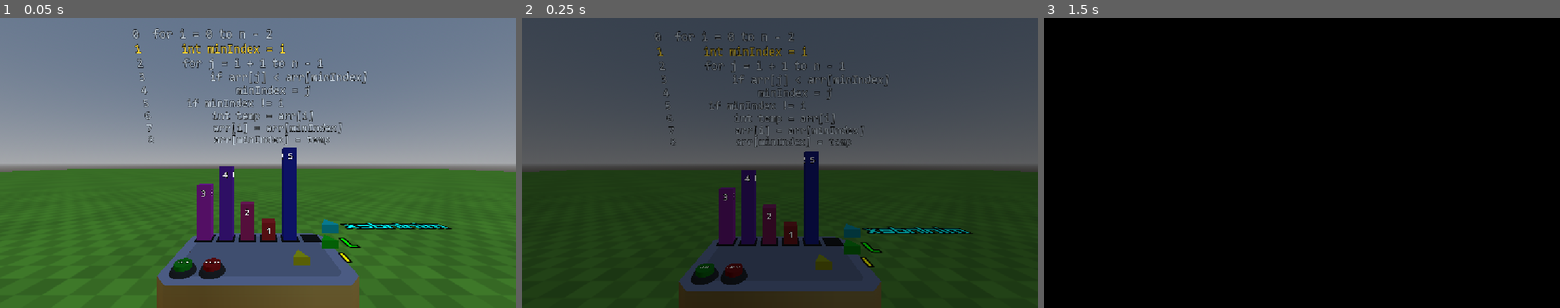
Above: before the commit, frames 1-3 (left to right).
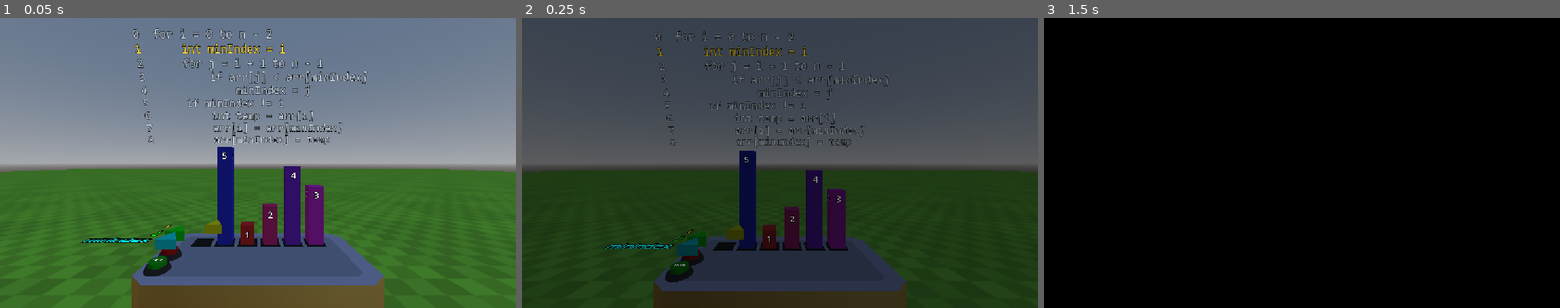
Above: after the commit, the same moments.

Repository: FlashCanBuild/SortingVR
Game: Godot game, scene res://scenes/main.tscn
The game is run twice, just before and just after one commit, with the same random seed, the same clock (stepped at 60 frames per second) and the same inputs.
Inputs (mouse positions are in pixels of both pictures, inside the frame that each line leads up to):
- Up to frame 1 (0.05 s): no input
- Up to frame 2 (0.25 s): no input
- Up to frame 3 (1.5 s): tap Enter (ui_accept) at 0.5, 0.77, 1.07, 1.25 s; move the mouse to (1415, 148) at 0.52 s; hold Right (ui_right) 0.53-1.25 s; click (1415, 148) at 0.67 s; drag from (1198, 177) to (1276, 221) at 1.27 s

The runs differ from the first frame. In frame 1, 8.8% of the frame differs, in the area x 15-88%, y 44-100%; in frame 2, 6.6%; in frame 3, nothing differs.

Commit message:
Slider rack and snap preview fixes

Diff:
--- a/game/scenes/IndexSlider.tscn
+++ b/game/scenes/IndexSlider.tscn
@@ -22,12 +22,13 @@
 pointer_mesh = NodePath("InteractableSlider/InteractableHandle/MeshInstance3D")
 
 [node name="NameLabel" type="Label3D" parent="." unique_id=2026260301]
-transform = Transform3D(1, 0, 0, 0, -4.371139e-08, 1, 0, -1, -4.371139e-08, -0.125, 0, 0)
+transform = Transform3D(0.5, 0, 0, 0, -2.1855694e-08, 1, 0, -0.5, -4.371139e-08, -0.125, 0, 0)
 text = "Variable Name"
 font = ExtResource("2_d5pvm")
 horizontal_alignment = 2
 
 [node name="InteractableSlider" parent="." unique_id=795347943 instance=ExtResource("3_enhhj")]
+transform = Transform3D(1, 0, 0, 0, 1, 0, 0, 0, 1, 0, 0.031, 0)
 
 [node name="InteractableHandle" parent="InteractableSlider" unique_id=1590175448 instance=ExtResource("4_puo3v")]
 
--- a/game/scenes/PseudocodeBoard.tscn
+++ b/game/scenes/PseudocodeBoard.tscn
@@ -1,6 +1,6 @@
 [gd_scene format=3 uid="uid://b5l050stkv4v2"]
 
-[ext_resource type="Script" uid="uid://cp3x2fsc2ohni" path="res://scripts/objects/PseudocodeBoard.gd" id="1_s4lqp"]
+[ext_resource type="Script" uid="uid://cp3x2fsc2ohni" path="res://scripts/ui/PseudocodeBoard.gd" id="1_s4lqp"]
 [ext_resource type="FontFile" uid="uid://b4sffrp8vc8qc" path="res://assets/fonts/CONSOLA.TTF" id="2_ihax8"]
 
 [node name="PseudocodeBoard" type="Node3D" unique_id=1050903606 node_paths=PackedStringArray("line_labels")]
--- a/game/scenes/main.tscn
+++ b/game/scenes/main.tscn
@@ -18,6 +18,7 @@
 [ext_resource type="PackedScene" uid="uid://dbroe5qah105h" path="res://assets/models/kenney_space_station_kit_glb/wall-banner.glb" id="17_1nqs0"]
 [ext_resource type="PackedScene" uid="uid://coui2mo4atg65" path="res://scenes/IndexSlider.tscn" id="17_ft6cd"]
 [ext_resource type="PackedScene" uid="uid://bh6e2bnh40ies" path="res://assets/models/kenney_space_station_kit_glb/wall-corner-round-banner.glb" id="18_1iba3"]
+[ext_resource type="Script" uid="uid://dclgxu6qr26ua" path="res://scripts/ui/SnapPreview.gd" id="18_yxlcp"]
 [ext_resource type="PackedScene" uid="uid://dejq60lceyiwd" path="res://assets/models/kenney_space_station_kit_glb/wall-detail.glb" id="19_yxlcp"]
 [ext_resource type="PackedScene" uid="uid://c2kibqw1ches7" path="res://assets/models/kenney_space_station_kit_glb/table-large.glb" id="20_ebg2g"]
 
@@ -223,7 +224,7 @@
 transform = Transform3D(1, 0, 0, 0, 1, 0, 0, 0, 1, 0, -0.5, 0)
 shape = SubResource("BoxShape3D_po5s0")
 
-[node name="SortingBoard" type="Node3D" parent="." unique_id=1314728863 node_paths=PackedStringArray("referee", "block_row", "pseudocode_board", "slider_rack", "true_button", "false_button")]
+[node name="SortingBoard" type="Node3D" parent="." unique_id=1314728863 node_paths=PackedStringArray("referee", "block_row", "pseudocode_board", "slider_rack", "true_button", "false_button", "snap_preview")]
 transform = Transform3D(1, 0, 0, 0, 1, 0, 0, 0, 1, 0, 0, 1.66)
 script = ExtResource("11_qmy6f")
 referee = NodePath("Referee")
@@ -232,10 +233,11 @@
 slider_rack = NodePath("SliderRack")
 true_button = NodePath("TrueButton")
 false_button = NodePath("FalseButton")
+snap_preview = NodePath("SnapPreview")
 debug_autoplay_non_moves = false
 
 [node name="BlockRow" parent="SortingBoard" unique_id=1777947557 instance=ExtResource("13_xa025")]
-transform = Transform3D(1, 0, 0, 0, 1, 0, 0, 0, 1, -0.544, 0.9, 0.29999998)
+transform = Transform3D(-1, 0, -8.742278e-08, 0, 1, 0, 8.742278e-08, 0, -1, 0.5359999, 0.9, 0.19999999)
 max_block_height = 0.936
 
 [node name="Referee" type="Node" parent="SortingBoard" unique_id=146909041]
@@ -245,18 +247,17 @@
 transform = Transform3D(-0.9999999, 2.2626676e-08, 8.444389e-08, -1.7763568e-15, 0.96592563, -0.25881895, -8.742277e-08, -0.25881898, -0.9659255, 1.6586269, 3.4572542, 0.8220948)
 
 [node name="TrueButton" parent="SortingBoard" unique_id=1994112145 instance=ExtResource("15_3p2gp")]
-transform = Transform3D(-1, 0, 8.742278e-08, 0, 1, 0, -8.742278e-08, 0, -1, 0.5400001, 0.91599995, -0.29499987)
+transform = Transform3D(-1, 0, 8.742278e-08, 0, 1, 0, -8.742278e-08, 0, -1, 0.74000007, 0.91599995, -0.26499987)
 compareType = true
 buttonText = "TRUE"
 color = Color(0, 0.72678816, 1.347661e-06, 1)
 
 [node name="FalseButton" parent="SortingBoard" unique_id=787987813 instance=ExtResource("15_3p2gp")]
-transform = Transform3D(-1, 0, 8.742278e-08, 0, 1, 0, -8.742278e-08, 0, -1, 0.32999998, 0.916, -0.295)
+transform = Transform3D(-1, 0, 8.742278e-08, 0, 1, 0, -8.742278e-08, 0, -1, 0.73999995, 0.916, -0.06499991)
 buttonText = "FALSE"
 color = Color(0.79897434, 4.379898e-06, 6.738305e-07, 1)
 
 [node name="SliderRack" type="Node3D" parent="SortingBoard" unique_id=532758840 node_paths=PackedStringArray("anchor", "preview_row")]
-transform = Transform3D(1, 0, 0, 0, 1, 0, 0, 0, 1, 0, 0.89, 0.08)
 script = ExtResource("16_cvmbd")
 anchor = NodePath("Marker3D")
 slider_scene = ExtResource("17_ft6cd")
@@ -264,10 +265,10 @@
 SPACING = 0.125
 
 [node name="Marker3D" type="Marker3D" parent="SortingBoard/SliderRack" unique_id=423188410]
-transform = Transform3D(1, -2.622683e-07, -2.622683e-07, -2.622683e-07, -1, 8.742297e-08, -2.6226834e-07, -8.742285e-08, -1, 0.22500014, 0.049999967, -0.25)
+transform = Transform3D(-1, 0, -8.742278e-08, 0, 1, 0, 8.742278e-08, 0, -1, 0.22500038, 1.2099999, -0.24999993)
 
 [node name="table-large2" parent="SortingBoard" unique_id=1124905051 instance=ExtResource("20_ebg2g")]
-transform = Transform3D(1, 0, 0, 0, 2.25, 0, 0, 0, 1, 0, 0, 0)
+transform = Transform3D(1.25, 0, 0, 0, 2.25, 0, 0, 0, 1, 0, 0, 0)
 
 [node name="StaticBody3D" type="StaticBody3D" parent="SortingBoard/table-large2" unique_id=1325602503]
 
@@ -275,6 +276,11 @@
 transform = Transform3D(1, 0, 0, 0, 1, 0, 0, 0, 1, 0, 0.2, 0)
 shape = SubResource("BoxShape3D_kqfgo")
 
+[node name="SnapPreview" type="Node3D" parent="SortingBoard" unique_id=597318526 node_paths=PackedStringArray("block_row")]
+script = ExtResource("18_yxlcp")
+block_row = NodePath("../BlockRow")
+snap_range = 0.5
+
 [node name="Building" type="Node3D" parent="." unique_id=1797969068]
 
 [node name="Walls" type="Node3D" parent="Building" unique_id=1856152459]
--- a/game/scripts/objects/SliderRack.gd
+++ b/game/scripts/objects/SliderRack.gd
@@ -51,7 +51,7 @@
 	for i in variables.size():
 		var slider := slider_scene.instantiate() as IndexSlider
 		add_child(slider)
-		slider.global_transform = Transform3D(axes, track_origin - axes.y * SPACING * i)
+		slider.global_transform = Transform3D(axes, track_origin + axes.z * SPACING * i)
 		slider.configure(variables[i], count, step, auto_move)
 		slider.released_at.connect(_on_released_at)
 		_sliders[variables[i].name] = slider
@@ -99,7 +99,7 @@
 	var track_origin := anchor.global_position + axes.x * along
 	_preview_mesh.surface_begin(Mesh.PRIMITIVE_LINES)
 	for i in preview_variables:
-		_add_track(Transform3D(axes, track_origin - axes.y * SPACING * i), step, count)
+		_add_track(Transform3D(axes, track_origin + axes.z * SPACING * i), step, count)
 	_preview_mesh.surface_end()
 
 func _add_track(frame: Transform3D, step: float, count: int) -> void:
--- a/game/scripts/objects/Slot.gd
+++ b/game/scripts/objects/Slot.gd
@@ -78,11 +78,13 @@
 
 ## Wrapper signal to cast [XRToolsSnapZone]'s `has_picked_up` to a SortBlock.
 func _on_has_picked_up(what: Node3D) -> void:
+	print("f", Engine.get_process_frames(), " slot ", index, " picked up ", (what as SortBlock).value)
 	block = what as SortBlock
 	block_placed.emit(self, block)
 
 ## Wrapper signal to cast [XRToolsSnapZone]'s `has_dropped` to a SortBlock.
 func _on_has_dropped() -> void:
+	print("f", Engine.get_process_frames(), " slot ", index, " dropped ", block.value if block != null else "none")
 	var removed := block
 	block = null
 	block_removed.emit(self, removed)
--- a/game/scripts/objects/SortingBoard.gd
+++ b/game/scripts/objects/SortingBoard.gd
@@ -15,6 +15,8 @@
 @export var true_button: CompareButton
 ## A button to press upon a [CompareStep] necessitating `false`
 @export var false_button: CompareButton
+##
+@export var snap_preview: SnapPreview
 
 ## Whether loop variables' sliders (like i and j) will automatically move upon
 ## increment, decrement, and definition
@@ -151,11 +153,14 @@
 ## drops[br]
 ## @param block	the block that was dropped
 func _on_block_dropped(block: Node3D) -> void:
+	print("f", Engine.get_process_frames(), " dropped signal block ", (block as SortBlock).value)
 	var generation := _generation
 	await get_tree().process_frame
-	if generation != _generation or not is_instance_valid(block):
-		return
-	if _holder_of(block) != null:
+	if generation != _generation or not is_instance_valid(block) or _holder_of(block) != null or (block as SortBlock).is_picked_up():
+		return
+	var target := snap_preview.nearest_slot_for(block as SortBlock)
+	if target != null:
+		target.place(block as SortBlock)
 		return
 	var home: Slot = _origin.get(block)
 	if home != null and home.is_empty():
--- /dev/null
+++ b/game/scripts/ui/SnapPreview.gd
@@ -0,0 +1,123 @@
+## TO BE DOCUMENTED
+
+class_name SnapPreview
+extends Node3D
+
+@export var block_row: BlockRow
+@export var snap_range: float = 0.3
+@export_range(0.0, 1.0) var ghost_alpha: float = 0.8
+
+static var EDGE_INDICES : PackedInt32Array = PackedInt32Array([
+	0, 1, 1, 2, 2, 3, 3, 0,
+	4, 5, 5, 6, 6, 7, 7, 4,
+	0, 4, 1, 5, 2, 6, 3, 7,
+])
+
+var _ghost: MeshInstance3D
+var _shown_block: SortBlock
+var _shown_slot: Slot
+
+func _ready() -> void:
+	_ghost = MeshInstance3D.new()
+	_ghost.top_level = true
+	_ghost.visible = false
+	add_child(_ghost)
+
+var _debug_last: String = ""
+
+func _debug_report(block: SortBlock, slot: Slot) -> void:
+	var picked: Array = []
+	for b in block_row.blocks:
+		if is_instance_valid(b) and b.is_picked_up():
+			picked.append("%d(in_slot=%s)" % [b.value, _is_in_slot(b)])
+	var report := "picked=%s held=%s slot=%s" % [
+		str(picked),
+		str(block.value) if block != null else "none",
+		str(slot.index) if slot != null else "none",
+	]
+	if block != null and slot == null:
+		var closest := INF
+		for s in _candidate_slots():
+			closest = minf(closest, s.global_position.distance_to(block.global_position))
+		report += " closest=%.1f" % closest
+	if report != _debug_last:
+		_debug_last = report
+		print(report)
+
+func _process(_delta: float) -> void:
+	var block := _held_block()
+	var slot := nearest_slot_for(block)
+	_debug_report(block, slot)
+	if block == null or slot == null:
+		_ghost.visible = false
+		return
+	if block != _shown_block:
+		var box := block.mesh_instance.mesh as BoxMesh
+		_ghost.mesh = _build_edges(box.size)
+		_ghost.material_override = _make_material(box)
+		_shown_block = block
+		_shown_slot = null
+	if slot != _shown_slot:
+		_ghost.global_transform = slot.global_transform * Transform3D(Basis(), block.mesh_instance.position)
+		_shown_slot = slot
+	_ghost.visible = true
+
+
+func _build_edges(size: Vector3) -> ArrayMesh:
+	var h := size / 2.0
+	var vertices := PackedVector3Array([
+		Vector3(-h.x, -h.y, -h.z), Vector3(h.x, -h.y, -h.z),
+		Vector3(h.x, -h.y, h.z), Vector3(-h.x, -h.y, h.z),
+		Vector3(-h.x, h.y, -h.z), Vector3(h.x, h.y, -h.z),
+		Vector3(h.x, h.y, h.z), Vector3(-h.x, h.y, h.z),
+	])
+	var arrays := []
+	arrays.resize(Mesh.ARRAY_MAX)
+	arrays[Mesh.ARRAY_VERTEX] = vertices
+	arrays[Mesh.ARRAY_INDEX] = EDGE_INDICES
+	var mesh := ArrayMesh.new()
+	mesh.add_surface_from_arrays(Mesh.PRIMITIVE_LINES, arrays)
+	return mesh
+
+func _make_material(box: BoxMesh) -> StandardMaterial3D:
+	var color := (box.material as StandardMaterial3D).albedo_color
+	color.a = ghost_alpha
+	var material := StandardMaterial3D.new()
+	material.albedo_color = color
+	material.transparency = BaseMaterial3D.TRANSPARENCY_ALPHA
+	material.shading_mode = BaseMaterial3D.SHADING_MODE_UNSHADED
+	return material
+
+func nearest_slot_for(block: SortBlock) -> Slot:
+	if block == null:
+		return null
+	var best: Slot = null
+	var best_distance := snap_range
+	for slot in _candidate_slots():
+		if not slot.is_empty():
+			continue
+		var distance := slot.global_position.distance_to(block.global_position)
+		if distance < best_distance:
+			best_distance = distance
+			best = slot
+	return best
+
+func _held_block() -> SortBlock:
+	for block in block_row.blocks:
+		if is_instance_valid(block) and block.is_picked_up() and not _is_in_slot(block):
+			return block
+	return null
+
+func _is_in_slot(block: SortBlock) -> bool:
+	for slot in _candidate_slots():
+		if slot.block == block:
+			return true
+	return false
+
+func _candidate_slots() -> Array[Slot]:
+	var result: Array[Slot] = []
+	for slot in block_row.slots:
+		if slot.is_visible_in_tree():
+			result.append(slot)
+	result.append(block_row.temp_slot)
+	return result
Renamed: game/scripts/objects/PseudocodeBoard.gd -> game/scripts/ui/PseudocodeBoard.gd
Renamed: game/scripts/objects/PseudocodeBoard.gd.uid -> game/scripts/ui/PseudocodeBoard.gd.uid
Not shown, added: game/scripts/ui/SnapPreview.gd.uid
Not shown, changed: docs/devlogs/2026-11-24.md
